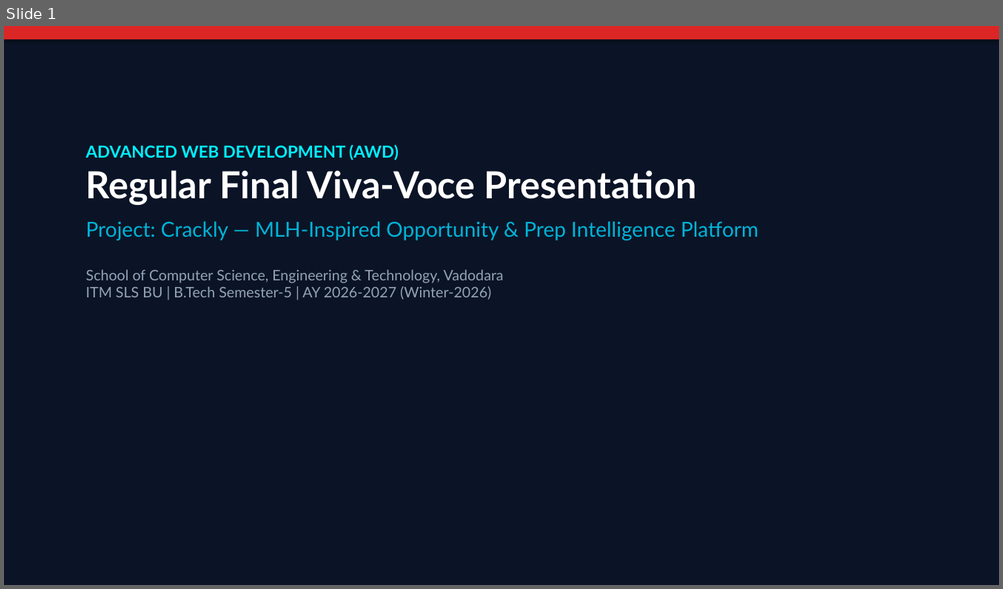
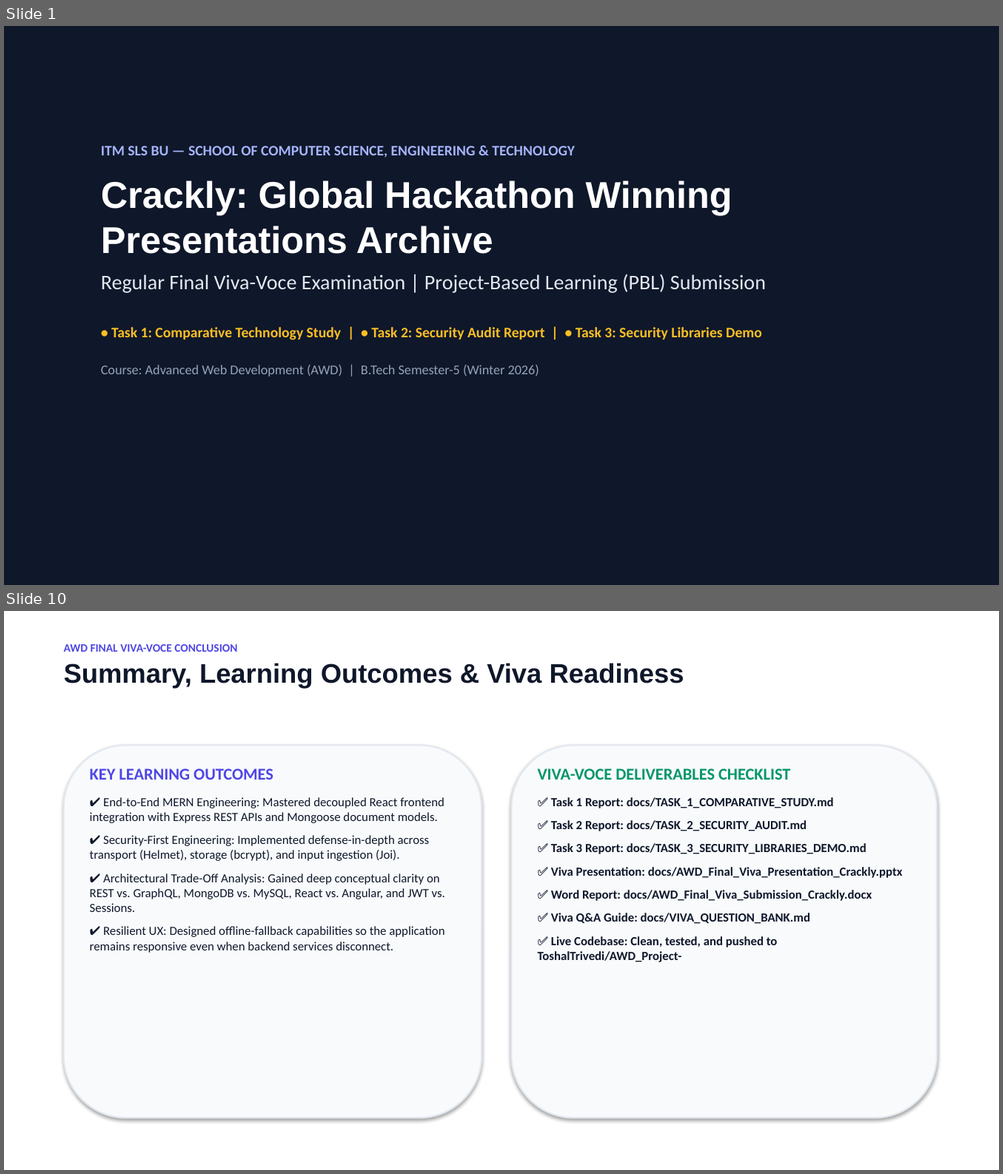
Before and after one commit to ToshalTrivedi/AWD_Project-, a slide deck: docs/AWD_Final_Viva_Presentation_Crackly.pptx. Shown one above the other, each under a label of ours: slide 1 before the commit, slides 1 and 10 after it; the slides between them are not shown. The pictures are 1003x589 and 1003x1174 pixels, drawn with LibreOffice and Linux fonts; fonts in the diff are those of the drawing. Boxes give left, top, right and bottom in pixels: in the first picture for what was removed or moved away, otherwise in the second. Text is boxed around its words. In the diff, an @@ line names an element or a change of style, - is before the commit and + after.

Commit message:
feat(crackly): streamline codebase, update brand favicon, and add AWD viva-voce deliverables (PPT, reports, test suite)

```diff
--- a/docs/AWD_Final_Viva_Presentation_Crackly.pptx
+++ b/docs/AWD_Final_Viva_Presentation_Crackly.pptx
@@ slide 10 added at (4, 611, 999, 1170), background #FFFFFF @@
@@ text added at (64, 644, 684, 689), 26 pt, text #0F172A, bold @@
+AWD FINAL VIVA-VOCE CONCLUSION
+Summary, Learning Outcomes & Viva Readiness
@@ rounded rectangle added at (64, 745, 481, 1119), fill #F8FAFC, outline #E2E8F0 1.5 pt @@
@@ rounded rectangle added at (512, 745, 936, 1119), fill #F8FAFC, outline #E2E8F0 1.5 pt @@
@@ text added at (90, 769, 445, 953), 12 pt, text #0F172A @@
+KEY LEARNING OUTCOMES
+✔ End-to-End MERN Engineering: Mastered decoupled React frontend integration with Express REST APIs and Mongoose document models.
+✔ Security-First Engineering: Implemented defense-in-depth across transport (Helmet), storage (bcrypt), and input ingestion (Joi).
+✔ Architectural Trade-Off Analysis: Gained deep conceptual clarity on REST vs. GraphQL, MongoDB vs. MySQL, React vs. Angular, and JWT vs. Sessions.
+✔ Resilient UX: Designed offline-fallback capabilities so the application remains responsive even when backend services disconnect.
@@ text added at (538, 769, 902, 963), 12 pt, text #0F172A, bold @@
+VIVA-VOCE DELIVERABLES CHECKLIST
+✅ Task 1 Report: docs/TASK_1_COMPARATIVE_STUDY.md
+✅ Task 2 Report: docs/TASK_2_SECURITY_AUDIT.md
+✅ Task 3 Report: docs/TASK_3_SECURITY_LIBRARIES_DEMO.md
+✅ Viva Presentation: docs/AWD_Final_Viva_Presentation_Crackly.pptx
+✅ Word Report: docs/AWD_Final_Viva_Submission_Crackly.docx
+✅ Viva Q&A Guide: docs/VIVA_QUESTION_BANK.md
+✅ Live Codebase: Clean, tested, and pushed to ToshalTrivedi/AWD_Project-
@@ slide 1 changed as well @@
@@ rectangle at (4, 26, 999, 585): fill #0B1426 to #0F172A @@
@@ rectangle removed at (4, 26, 999, 39) @@
@@ text at (101, 146, 765, 377): text changed; font Lato to Calibri; text colour #94A3B8 to #FBBF24; bold on @@
-ADVANCED WEB DEVELOPMENT (AWD)
-Regular Final Viva-Voce Presentation
-Project: Crackly — MLH-Inspired Opportunity & Prep Intelligence Platform
-School of Computer Science, Engineering & Technology, Vadodara
-ITM SLS BU | B.Tech Semester-5 | AY 2026-2027 (Winter-2026)
+ITM SLS BU — SCHOOL OF COMPUTER SCIENCE, ENGINEERING & TECHNOLOGY
+Crackly: Global Hackathon Winning Presentations Archive
+Regular Final Viva-Voce Examination | Project-Based Learning (PBL) Submission
+• Task 1: Comparative Technology Study | • Task 2: Security Audit Report | • Task 3: Security Libraries Demo
+Course: Advanced Web Development (AWD) | B.Tech Semester-5 (Winter 2026)
```
Also in this commit, not shown: 8 other slides added, 12 slides removed, 49 other files.
